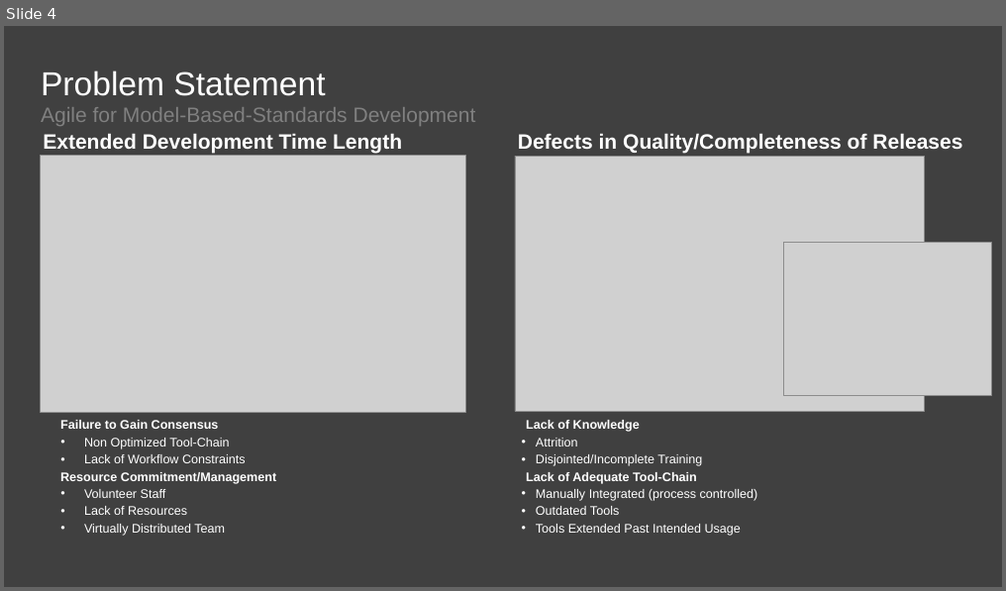
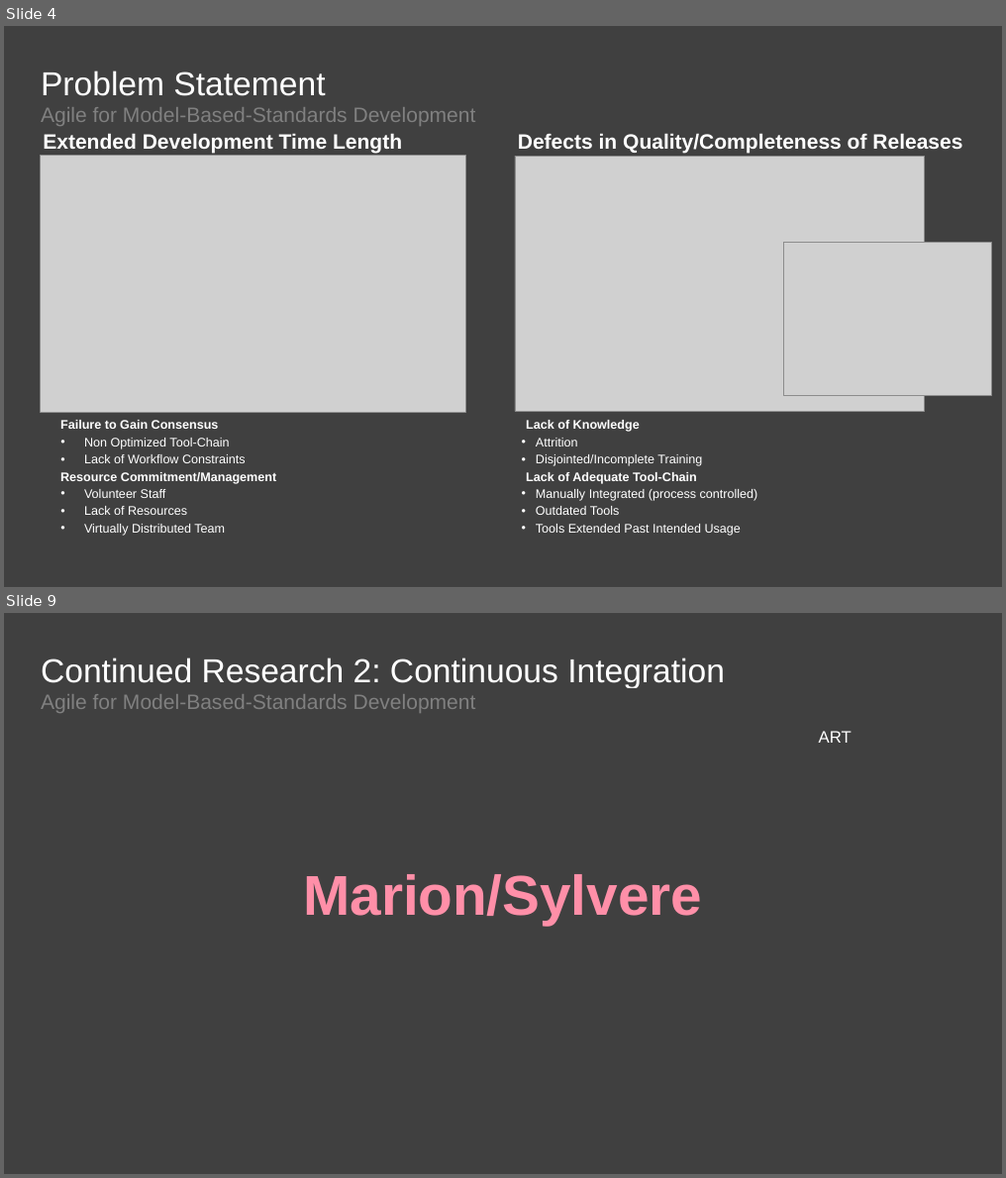
Before and after one commit to agile4mbsd/papers, a slide deck: 01 - Agile for Model-Based Standards Development/D - Presentations/PDES.Presentation.pptx. Shown one above the other, each under a label of ours: slide 4 before the commit, slides 4 and 9 after it; the slides between them are not shown. The pictures are 1006x591 and 1006x1178 pixels, drawn with LibreOffice and Linux fonts; fonts in the diff are those of the drawing; grey boxes stand for pictures; background and template pictures are left out. Boxes give left, top, right and bottom in pixels: in the first picture for what was removed or moved away, otherwise in the second. Text is boxed around its words. In the diff, an @@ line names an element or a change of style, - is before the commit and + after.

```diff
--- a/01 - Agile for Model-Based Standards Development/D - Presentations/PDES.Presentation.pptx
+++ b/01 - Agile for Model-Based Standards Development/D - Presentations/PDES.Presentation.pptx
@@ slide 9 added at [4,613,1002,1174], background #404040 @@
@@ title added at [41,658,725,688], 32 pt, text #FFFFFF @@
+Continued Research 2: Continuous Integration
@@ text added at [41,694,476,713], 20 pt, text #808080 @@
+Agile for Model-Based-Standards Development
@@ text added at [819,731,851,743], 16 pt, text #FFFFFF @@
+ART
@@ text added at [303,874,702,926], 54 pt, text #FF8FA8, bold @@
+Marion/Sylvere
```
Also in this commit, not shown: 4 slides changed, 3 other slides added.
